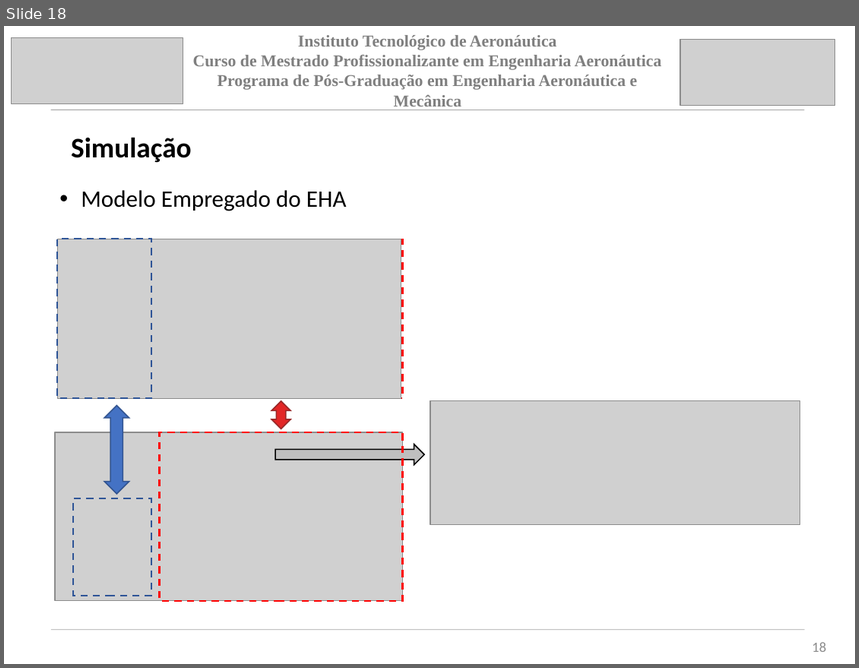
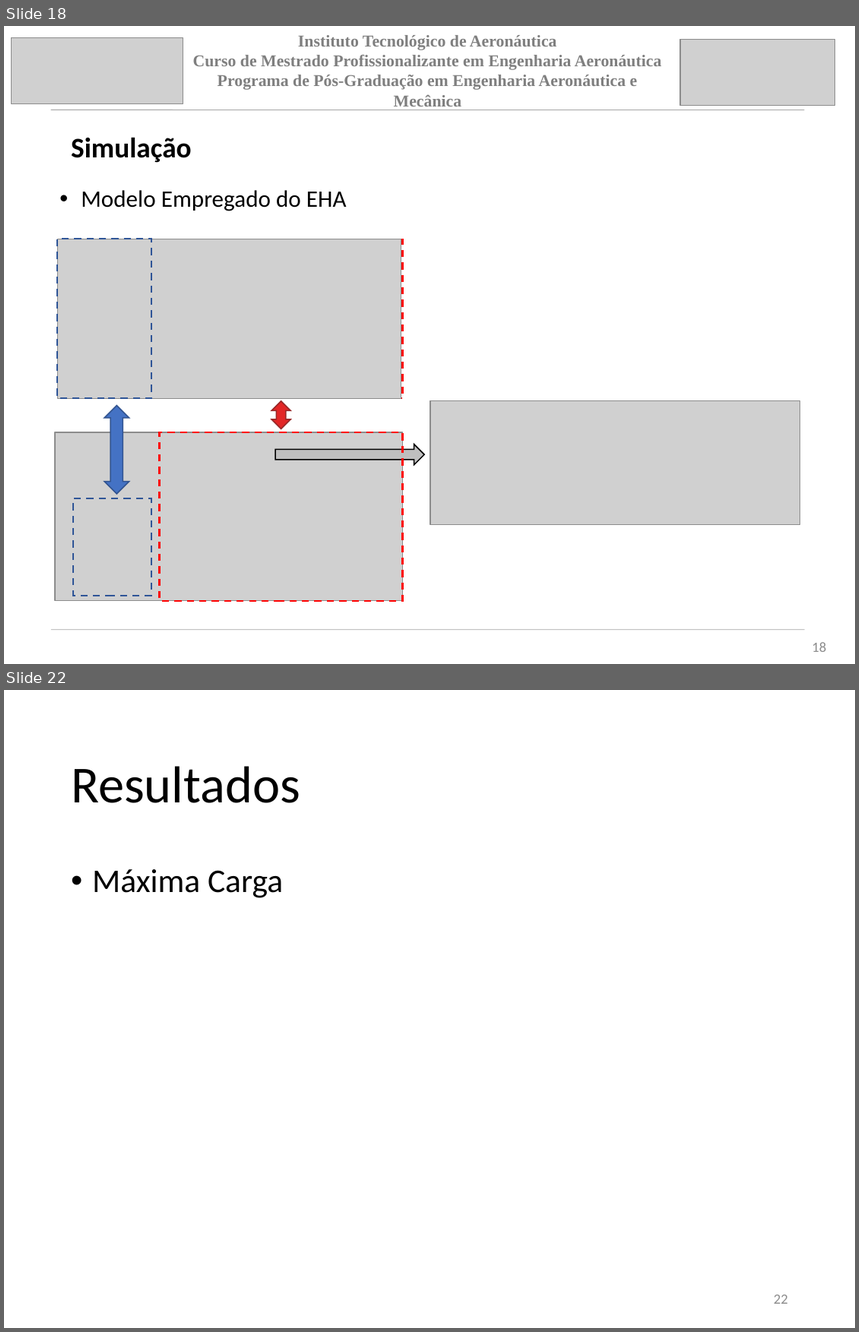
Before and after one commit to jpsoliv/MestradoJPSO, a slide deck: Apresentação/Apresentação_baixo_nivel.pptx. Shown one above the other, each under a label of ours: slide 18 before the commit, slides 18 and 22 after it; the slides between them are not shown. The pictures are 859x668 and 859x1332 pixels, drawn with LibreOffice and Linux fonts; fonts in the diff are those of the drawing; grey boxes stand for pictures. Boxes give left, top, right and bottom in pixels: in the first picture for what was removed or moved away, otherwise in the second. Text is boxed around its words. In the diff, an @@ line names an element or a change of style, - is before the commit and + after.

```diff
--- a/Apresentação/Apresentação_baixo_nivel.pptx
+++ b/Apresentação/Apresentação_baixo_nivel.pptx
@@ slide 22 added at (4,690,855,1328), background #FFFFFF @@
@@ title added at (71,766,300,803), 44 pt, text #000000 @@
+Resultados
@@ text added at (92,869,283,898), 28 pt, text #000000 @@
+• Máxima Carga
@@ page number added at (774,1295,788,1304), 12 pt, text #8C8C8C @@
+22
```
Also in this commit, not shown: 2 slides changed, 6 other slides added, 7 slides removed, 2 other files.
